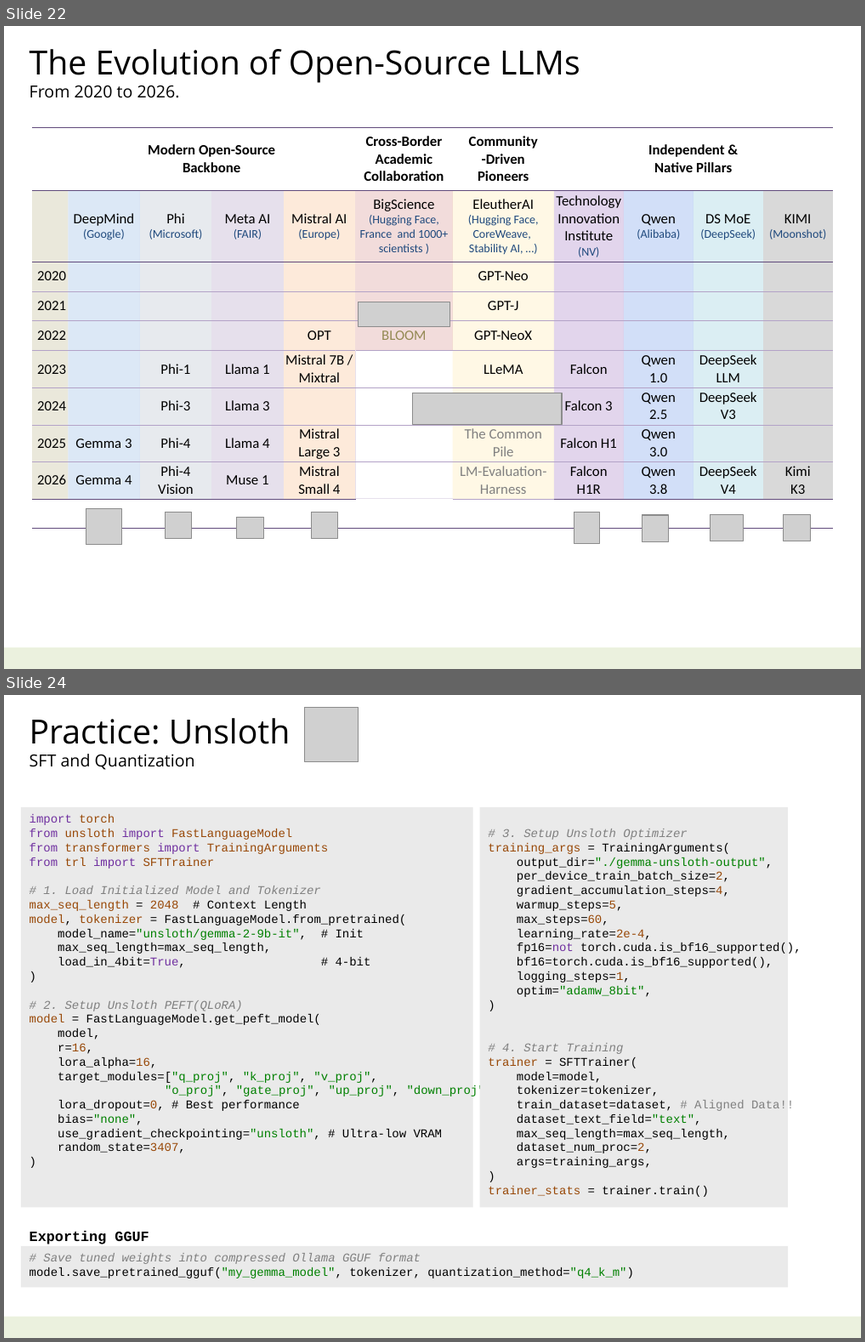
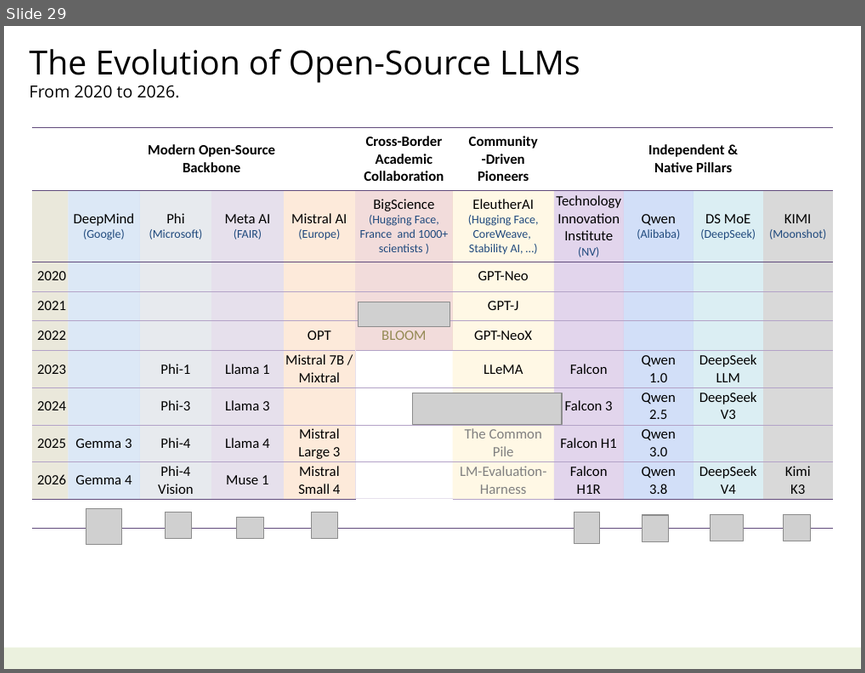
Before and after one commit to navibator/crazy-ai, a slide deck: ai-seepseek.pptx. Shown one above the other, each under a label of ours: slides 22 and 24 before the commit, slide 29 after it; the slides between them are not shown. The pictures are 865x1342 and 865x673 pixels, drawn with LibreOffice and Linux fonts; fonts in the diff are those of the drawing; grey boxes stand for pictures. Boxes give left, top, right and bottom in pixels: in the first picture for what was removed or moved away, otherwise in the second. Text is boxed around its words. In the diff, an @@ line names an element or a change of style, - is before the commit and + after.

```diff
--- a/ai-seepseek.pptx
+++ b/ai-seepseek.pptx
@@ slide 24 removed at (4,695,861,1338), background #FFFFFF; not listed: 1 template element that a slide beside it also shows @@
@@ text removed at (30,718,290,770) @@
-Practice: Unsloth
-SFT and Quantization
@@ picture removed at (304,708,358,762) @@
@@ rectangle removed at (21,807,473,1208) @@
-import torch
-from unsloth import FastLanguageModel
-from transformers import TrainingArguments
-from trl import SFTTrainer
-# 1. Load Initialized Model and Tokenizer
-max_seq_length = 2048 # Context Length
-model, tokenizer = FastLanguageModel.from_pretrained(
-model_name="unsloth/gemma-2-9b-it", # Init
-max_seq_length=max_seq_length,
-load_in_4bit=True, # 4-bit
-)
-# 2. Setup Unsloth PEFT(QLoRA)
-model = FastLanguageModel.get_peft_model(
-model,
-r=16,
-lora_alpha=16,
-target_modules=["q_proj", "k_proj", "v_proj",
-"o_proj", "gate_proj", "up_proj", "down_proj"],
-lora_dropout=0, # Best performance
-bias="none",
-use_gradient_checkpointing="unsloth", # Ultra-low VRAM
-random_state=3407,
-)
@@ rectangle removed at (479,807,788,1208) @@
-# 3. Setup Unsloth Optimizer
-training_args = TrainingArguments(
-output_dir="./gemma-unsloth-output",
-per_device_train_batch_size=2,
-gradient_accumulation_steps=4,
-warmup_steps=5,
-max_steps=60,
-learning_rate=2e-4,
-fp16=not torch.cuda.is_bf16_supported(),
-bf16=torch.cuda.is_bf16_supported(),
-logging_steps=1,
-optim="adamw_8bit",
-)
-# 4. Start Training
-trainer = SFTTrainer(
-model=model,
-tokenizer=tokenizer,
-train_dataset=dataset, # Aligned Data!!
-dataset_text_field="text",
-max_seq_length=max_seq_length,
-dataset_num_proc=2,
-args=training_args,
-)
-trainer_stats = trainer.train()
@@ rectangle removed at (21,1246,788,1287) @@
-# Save tuned weights into compressed Ollama GGUF format
-model.save_pretrained_gguf("my_gemma_model", tokenizer, quantization_method="q4_k_m")
@@ text removed at (30,1231,148,1244) @@
-Exporting GGUF
@@ what was slide 22 is now slide 29 @@
```
Also in this commit, not shown: 3 slides changed, 7 slides added, 5 other slides removed, 2 other files.
